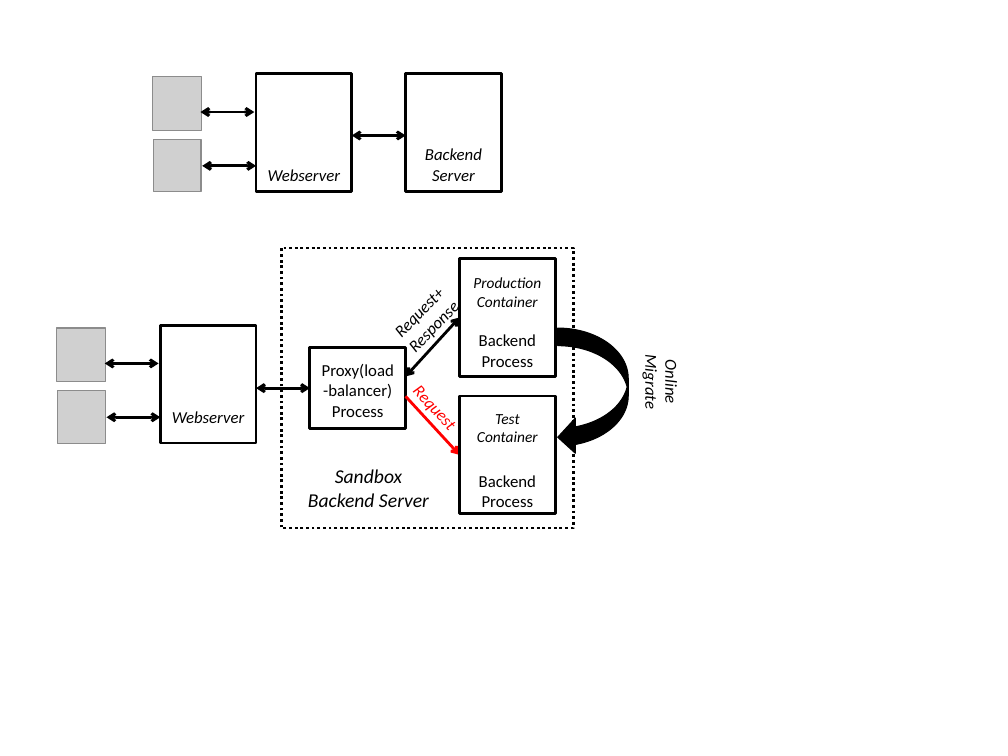
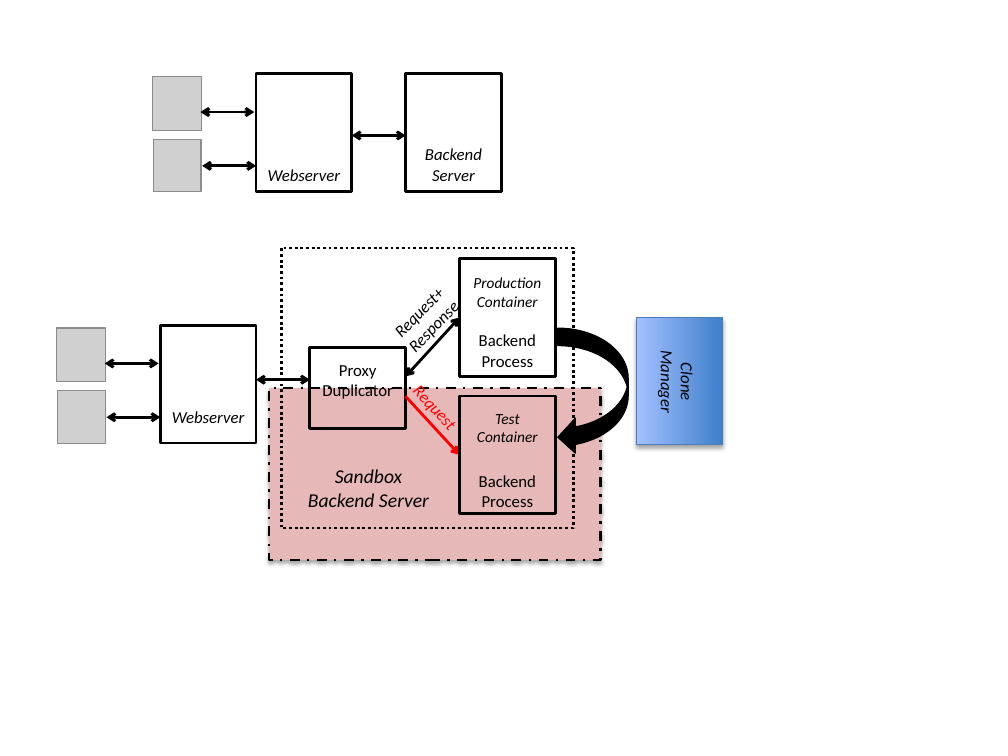
Before and after one commit to nipunarora/parikshan_code, a slide deck: slide 1 of paper/figs/images.pptx. Drawn at 1008x756 pixels with LibreOffice and Linux fonts; fonts in the diff are those of the drawing; grey boxes stand for pictures. Boxes give left, top, right and bottom in pixels: in the first picture for what was removed or moved away, otherwise in the second. Text is boxed around its words. In the diff, an @@ line names an element or a change of style, - is before the commit and + after.

Commit message:
Added some more details to duplicator

```diff
--- a/paper/figs/images.pptx
+++ b/paper/figs/images.pptx
@@ rectangle added at bbox=[636, 318, 723, 445], fill gradient #3F80CE to #A4C4FF, outline #4B7EBC 0.75 pt @@
@@ text at bbox=[656, 356, 696, 411]: text changed @@
-Online
-Migrate
+Clone Manager
@@ double arrow moved from (256, 388) - (309, 388) to (256, 380) - (309, 380) @@
@@ rectangle added at bbox=[269, 388, 601, 560], fill #E6B9B8, outline #000000 1.75 pt dashed @@
@@ text at bbox=[322, 365, 393, 399]: text changed @@
-Proxy(load-balancer)
-Process
+Proxy
+Duplicator
```
Also in this commit, not shown: 1 slide added, 7 other files.
